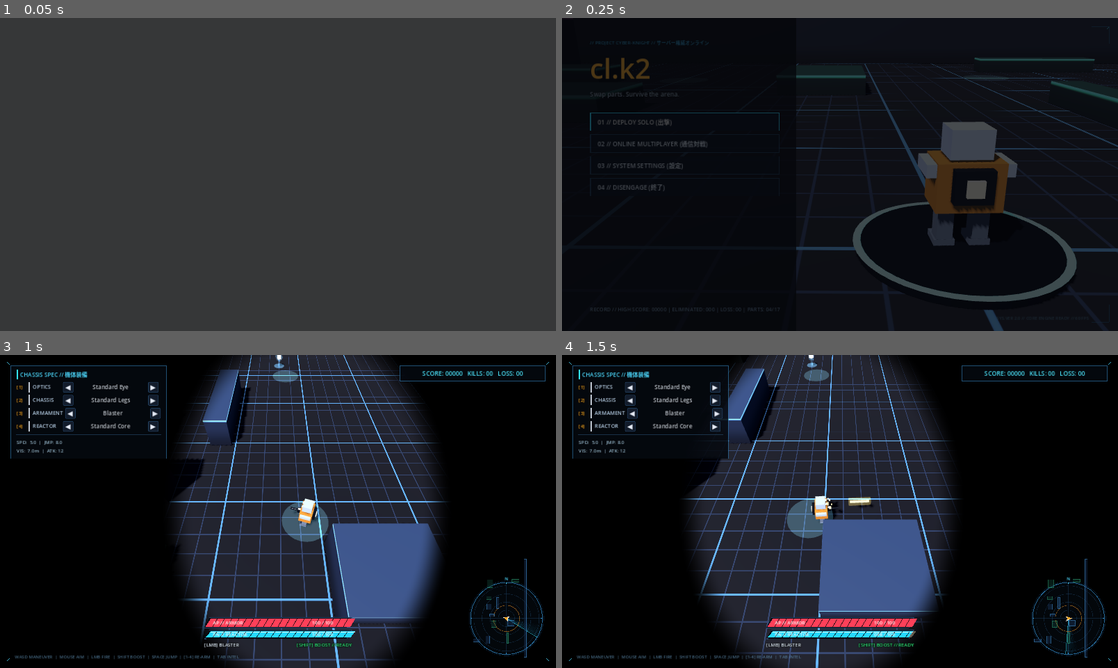
Above: before the commit, frames 1-4 (two rows, left to right).
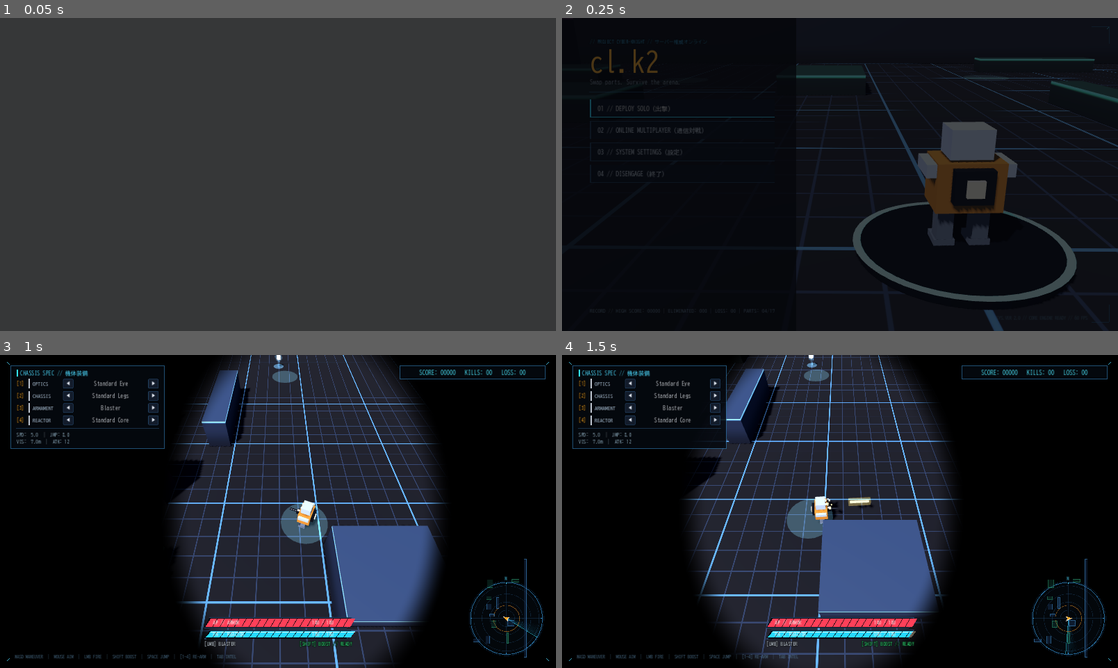
Above: after the commit, the same moments.

Repository: kokonokatoka/cl.k2
Game: Godot game, scene res://scenes/boot.tscn
The game is run twice, just before and just after one commit, with the same random seed, the same clock (stepped at 60 frames per second) and the same inputs.
Inputs (mouse positions are in pixels of both pictures, inside the frame that each line leads up to):
- Up to frame 1 (0.05 s): no input
- Up to frame 2 (0.25 s): no input
- Up to frame 3 (1 s): click "01 // DEPLOY SOLO (出撃)" at 0.5 s
- Up to frame 4 (1.5 s): tap Enter (chat) at 1.25 s; move the mouse to (962, 495) at 1.27 s; hold D (move_right) from 1.28 s (still down); hold Enter (chat) from 1.28 s (still down); click (962, 495) at 1.42 s

Frame 1 is identical in both runs. In frame 2, 1.4% of the frame differs, in the area x 5-40%, y 6-94%; in frame 3, 11%, in the area x 1-99%, y 0-100%; in frame 4, 5.5%.

Commit message:
Fix Japanese font tofu/garbled text: bundle BIZ UDGothic TTF font and set as global UI theme font

Diff:
--- a/project.godot
+++ b/project.godot
@@ -52,3 +52,7 @@
 renderer/rendering_method="gl_compatibility"
 renderer/rendering_method.mobile="gl_compatibility"
 renderer/rendering_method.web="gl_compatibility"
+
+[gui]
+
+theme/custom_font="res://assets/fonts/BIZUDGothic-Regular.ttf"
--- a/src/ui/ui_theme.gd
+++ b/src/ui/ui_theme.gd
@@ -13,7 +13,19 @@
 const HEALTH := Color(0.9, 0.3, 0.35)
 const ENERGY := Color(0.3, 0.8, 1.0)
 
+const FONT_PATH := "res://assets/fonts/BIZUDGothic-Regular.ttf"
+
 static var _theme: Theme
+static var _font: Font
+
+
+static func get_font() -> Font:
+	if _font == null:
+		if ResourceLoader.exists(FONT_PATH):
+			_font = load(FONT_PATH) as Font
+		if _font == null:
+			_font = ThemeDB.fallback_font
+	return _font
 
 
 static func get_theme() -> Theme:
@@ -37,6 +49,9 @@
 
 static func _build() -> Theme:
 	var theme := Theme.new()
+	var font := get_font()
+	if font != null:
+		theme.default_font = font
 	theme.default_font_size = 16
 
 	theme.set_stylebox("panel", "PanelContainer", panel_style())
--- a/tests/test_smoke.gd
+++ b/tests/test_smoke.gd
@@ -8,7 +8,8 @@
 	"res://src",
 	"res://scenes",
 	"res://content",
-	"res://shaders"
+	"res://shaders",
+	"res://assets"
 ]
 
 func test_all_project_resources_load_cleanly() -> void:
@@ -28,6 +29,17 @@
 	assert_eq(checked_count, files.size(), "all collected resources loaded without failure")
 
 
+func test_japanese_font_loads_and_has_cjk_glyphs() -> void:
+	var font := UiTheme.get_font()
+	assert_true(font != null, "UiTheme font loads")
+	# 日本語の漢字「出撃」「換装」「戦闘」、ひらがな、カタカナを文字化けせず描画できるかテスト
+	var test_string := "出撃 換装 戦闘 パーツ ロボット"
+	for ch in test_string:
+		var unicode := ch.unicode_at(0)
+		if unicode != 32: # スペース以外
+			assert_true(font.has_char(unicode), "font has glyph for '%s' (U+%04X)" % [ch, unicode])
+
+
 func _collect_files(dir_path: String, out: Array[String]) -> void:
 	var dir := DirAccess.open(dir_path)
 	if dir == null:
Binary file added: assets/fonts/BIZUDGothic-Regular.ttf
Not shown, added: assets/fonts/BIZUDGothic-Regular.ttf.import
